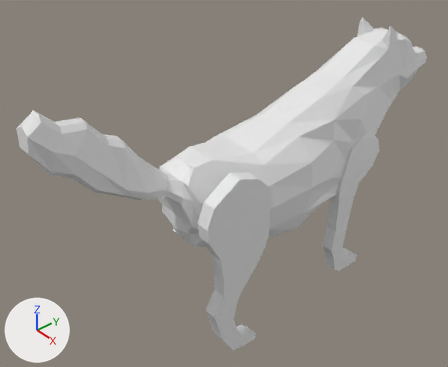
An edit to the Blender file Assets/Models/LowPolyWolf.blend, drawn before and after from the same camera.
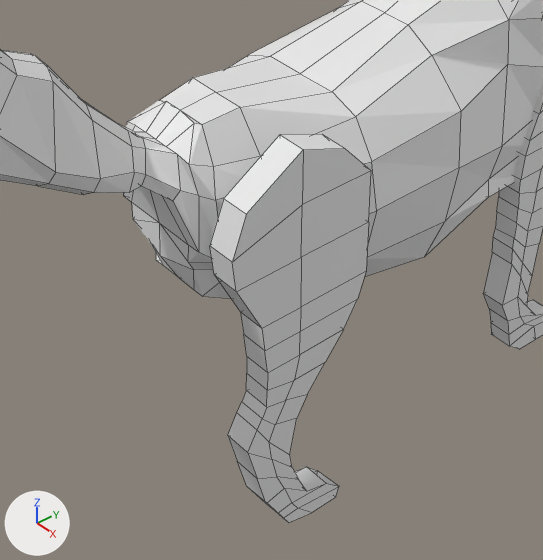
Old and new are each drawn whole from a camera (50 mm lens) standing at (5.34, -5.39, 4.69) and looking at (-0.36, -0.57, -0.19) and again close up on the part from 23% to 78% of the width and 30% to 100% of the height. Every picture has the same lights, and +X, +Y and +Z are marked at lower left. The close-ups show mesh edges as thin lines.
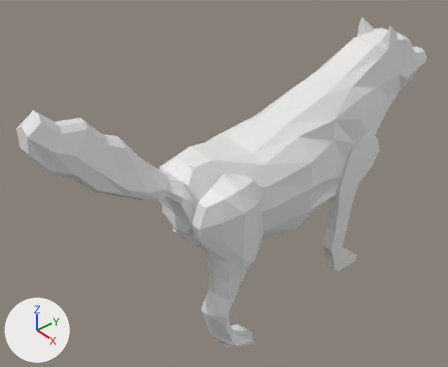
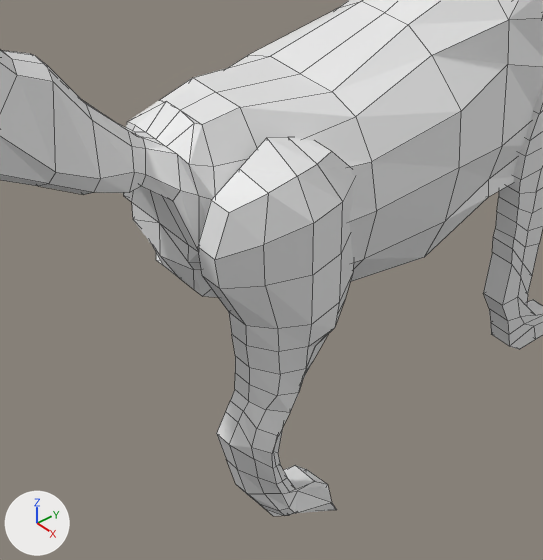
Commit message: changes to wolf

What differs and where, as boxes (x1, y1, x2, y2) in the close-ups (543 x 560 px):
'Cube', reshaped, moved: before (210, 134, 371, 522); after (198, 137, 355, 516)

What the commit changed:
me_cube_003 is used by ob_cube; location (0.625, -1.235, -0.775); rotation (0.0, 0.0, 3.142), in degrees (0, 0, 180); scale (1.06, 0.53, 1.47).
me_cube_003 had 96 vertices, 94 faces and spanned x -0.09..0.09, y -1.0..0.96, z -1.0..1.0.
me_cube_003 now has 160 vertices, 158 faces and spans x -0.29..0.1, y -1.0..0.96, z -1.0..1.0.
Part 1, on me_cube_003:
2 vertices are removed from x -0.09, y -0.01..0.0, z -0.91..1.0.
52 faces are deleted.
7 vertices in x -0.09, y 0.48..0.78, z -0.38..0.12 move by (0.06, 0.0, 0.0).
4 vertices in x -0.09, y 0.22..0.64, z -0.91..-0.56 move by (0.08, 0.0, 0.0).
3 vertices in x -0.09, y 0.13..0.96, z -0.96..0.83 move by (0.04, 0.0, 0.0).
3 vertices in x -0.09, y 0.0, z 0.25..0.75 move by (-0.15, -0.5, 0.0).
13 vertices move from x -0.09..0.09, y -0.02..0.91, z -0.85..0.5 to x -0.24..0.1, y -0.44..0.91, z -0.86..0.5.
66 vertices are added at x -0.29..0.09, y -0.61..0.63, z -1.0..0.96.
116 new faces join them.
Object 'Cube' (ob_cube) moves from (0.625, -1.235, -0.775) to (0.513, -1.235, -0.847).
